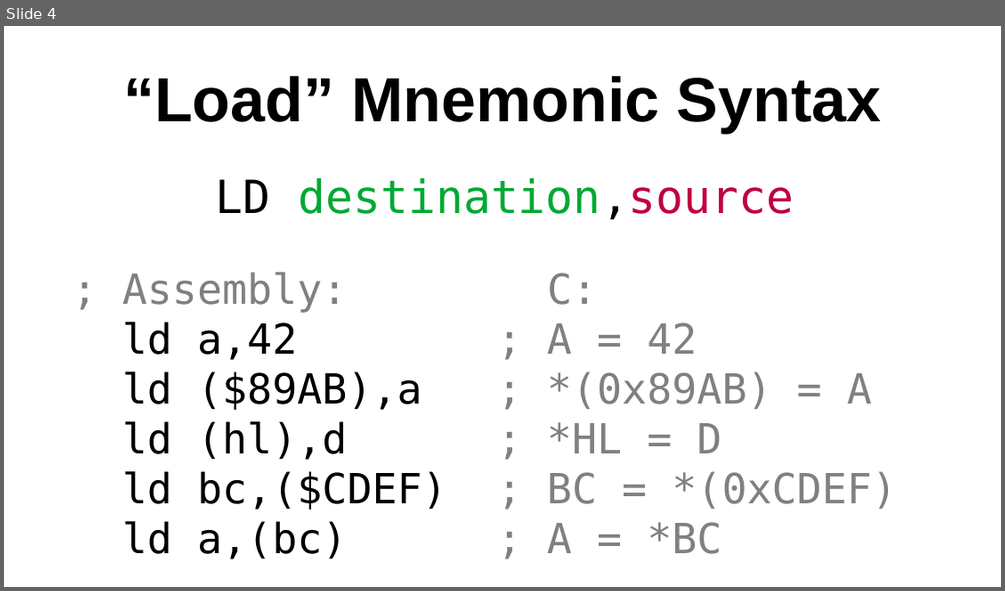
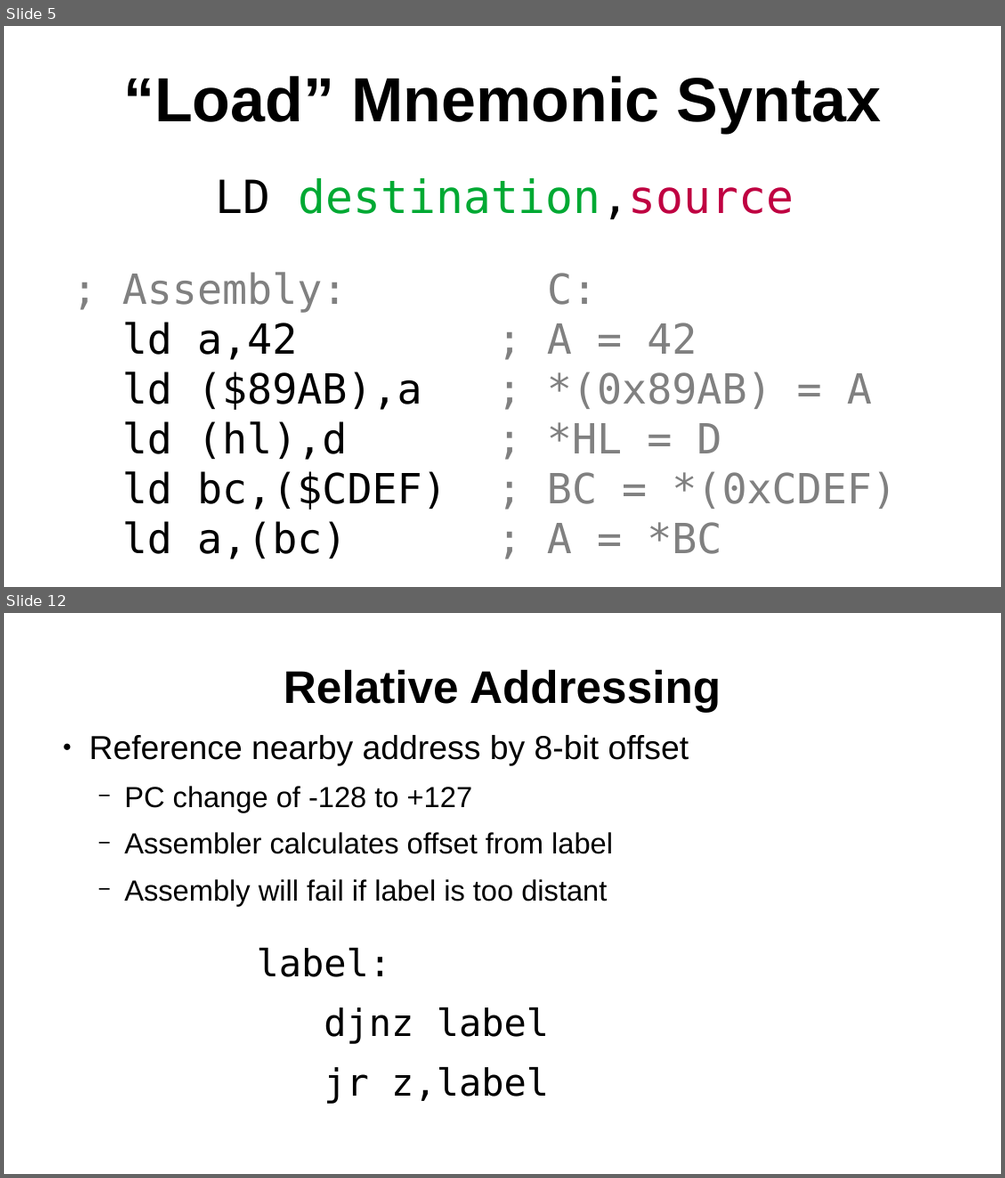
Before and after one commit to SlithyMatt/zxs-assembly-tutorial, a slide deck: Lesson2/Lesson2.odp. Shown one above the other, each under a label of ours: slide 4 before the commit, slides 5 and 12 after it; the slides between them are not shown. The pictures are 1005x591 and 1005x1178 pixels, drawn with LibreOffice and Linux fonts; fonts in the diff are those of the drawing. Boxes give left, top, right and bottom in pixels: in the first picture for what was removed or moved away, otherwise in the second. Text is boxed around its words. In the diff, an @@ line names an element or a change of style, - is before the commit and + after.

```diff
--- a/Lesson2/Lesson2.odp
+++ b/Lesson2/Lesson2.odp
@@ slide 12 added at (4, 613, 1001, 1174), background #FFFFFF @@
@@ title added at (283, 669, 720, 712), 44 pt, text #000000, bold @@
+Relative Addressing
@@ text added at (89, 735, 689, 1103), 28 pt, text #000000 @@
+● Reference nearby address by 8-bit offset
+  − PC change of -128 to +127
+  − Assembler calculates offset from label
+  − Assembly will fail if label is too distant
+label:
+djnz label
+jr z,label
@@ what was slide 4 is now slide 5 @@
```
Also in this commit, not shown: 2 slides changed, 12 other slides added.
